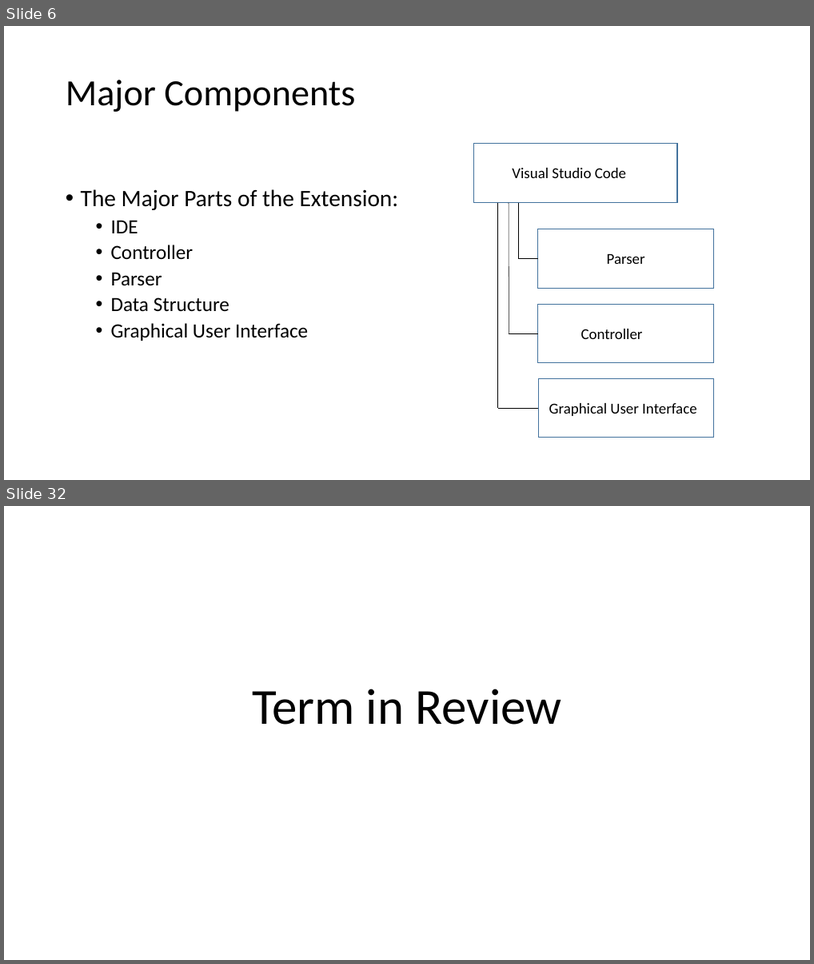
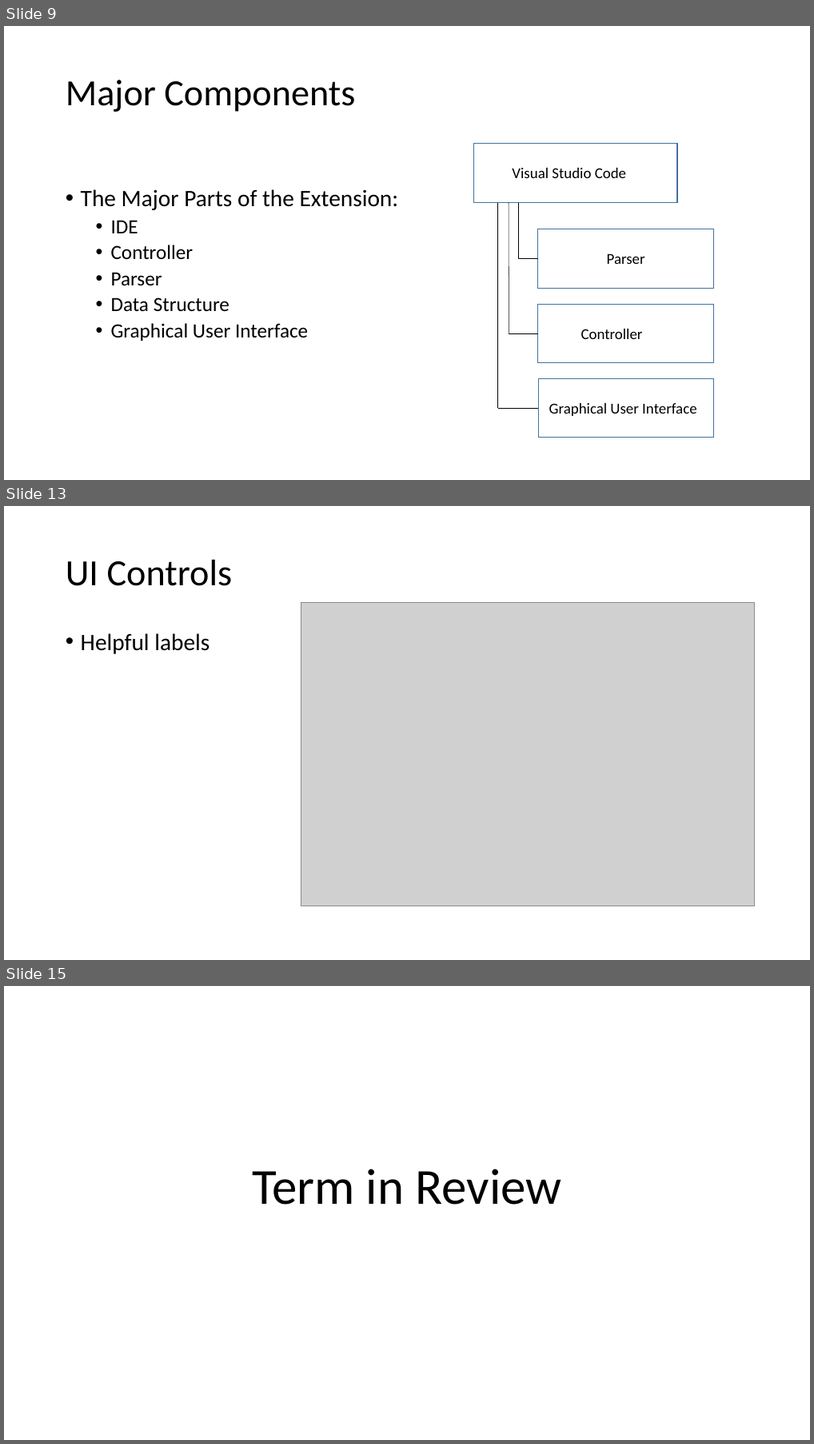
Before and after one commit to slichlyter12/Postal, a slide deck: ProgressReportEndWinter/Progress-Report-EndWinter-team38.pptx. Shown one above the other, each under a label of ours: slides 6 and 32 before the commit, slides 9, 13 and 15 after it; the slides between them are not shown. The pictures are 814x964 and 814x1444 pixels, drawn with LibreOffice and Linux fonts; fonts in the diff are those of the drawing; grey boxes stand for pictures. Boxes give left, top, right and bottom in pixels: in the first picture for what was removed or moved away, otherwise in the second. Text is boxed around its words. In the diff, an @@ line names an element or a change of style, - is before the commit and + after.

```diff
--- a/ProgressReportEndWinter/Progress-Report-EndWinter-team38.pptx
+++ b/ProgressReportEndWinter/Progress-Report-EndWinter-team38.pptx
@@ slide 13 added at box(4, 506, 810, 960), background #FFFFFF @@
@@ title added at box(66, 560, 233, 586), 44 pt, text #000000 @@
+UI Controls
@@ picture added at box(301, 603, 755, 906) @@
@@ text added at box(81, 633, 210, 654), 28 pt, text #000000 @@
+• Helpful labels
@@ what was slide 6 is now slide 9 @@
@@ what was slide 32 is now slide 15 @@
```
Also in this commit, not shown: 5 slides changed, 7 other slides added, 24 slides removed.
